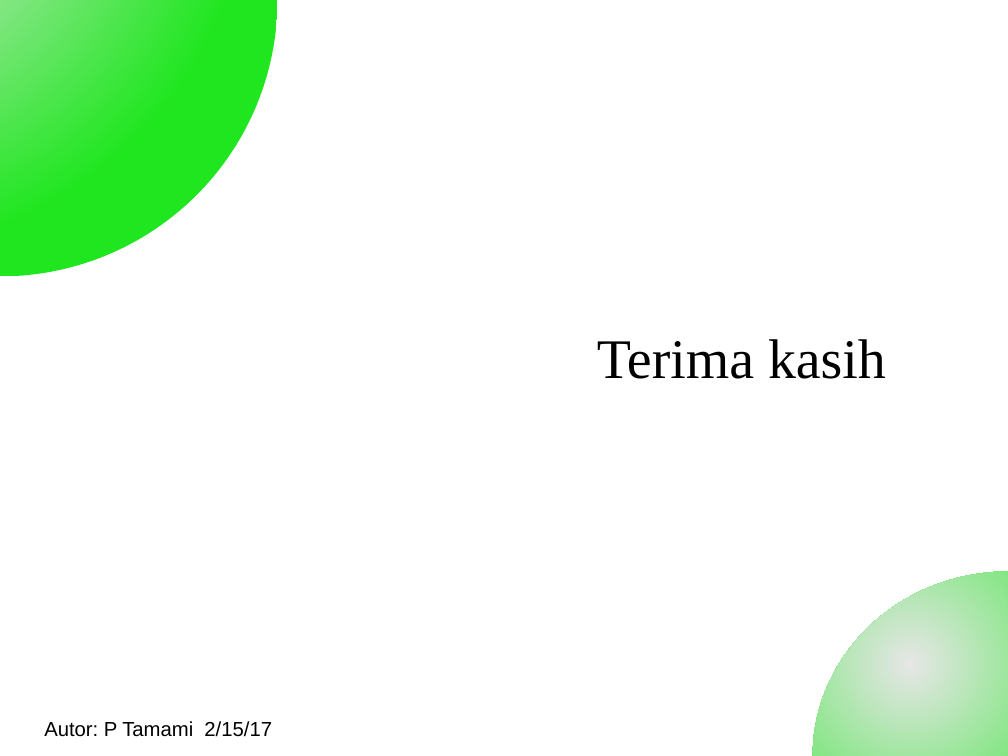
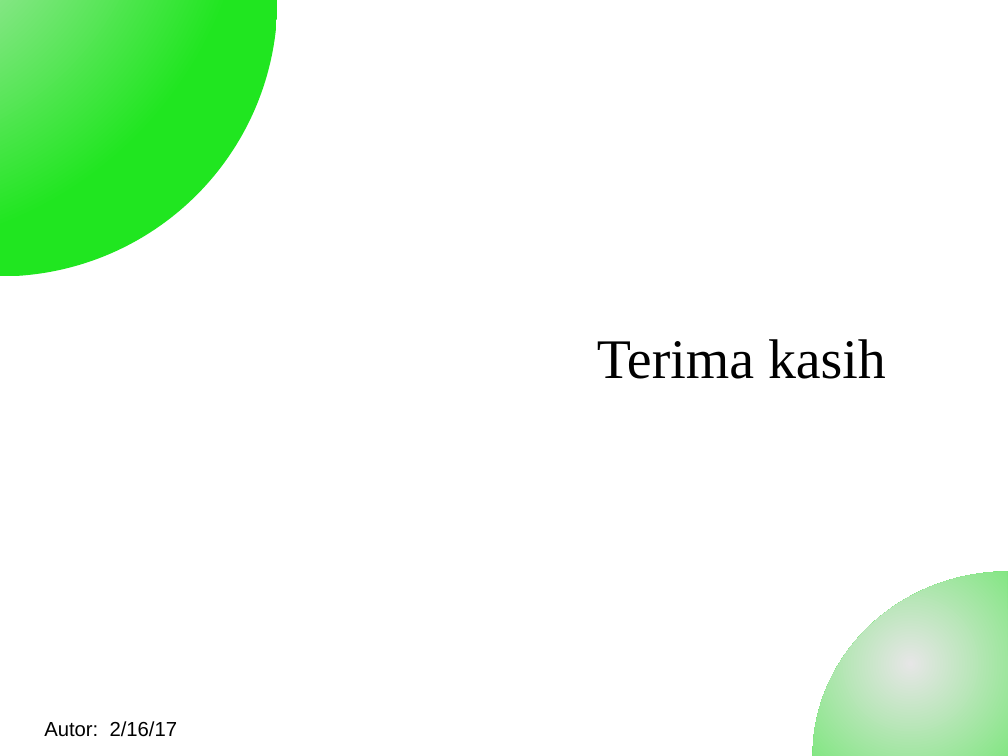
Before and after one commit to tamami-iprakom/kulgram-git, a slide deck: slide 6 of git-basic.odp. Drawn at 1008x756 pixels with LibreOffice and Linux fonts; fonts in the diff are those of the drawing. Boxes give left, top, right and bottom in pixels: in the first picture for what was removed or moved away, otherwise in the second. Text is boxed around its words. In the diff, an @@ line names an element or a change of style, - is before the commit and + after.

Commit message:
update slide

```diff
--- a/git-basic.odp
+++ b/git-basic.odp
@@ text at box(44, 721, 178, 737): text changed @@
-Autor: P Tamami 2/15/17
+Autor: 2/16/17
```
Also in this commit, not shown: 1 other file.
